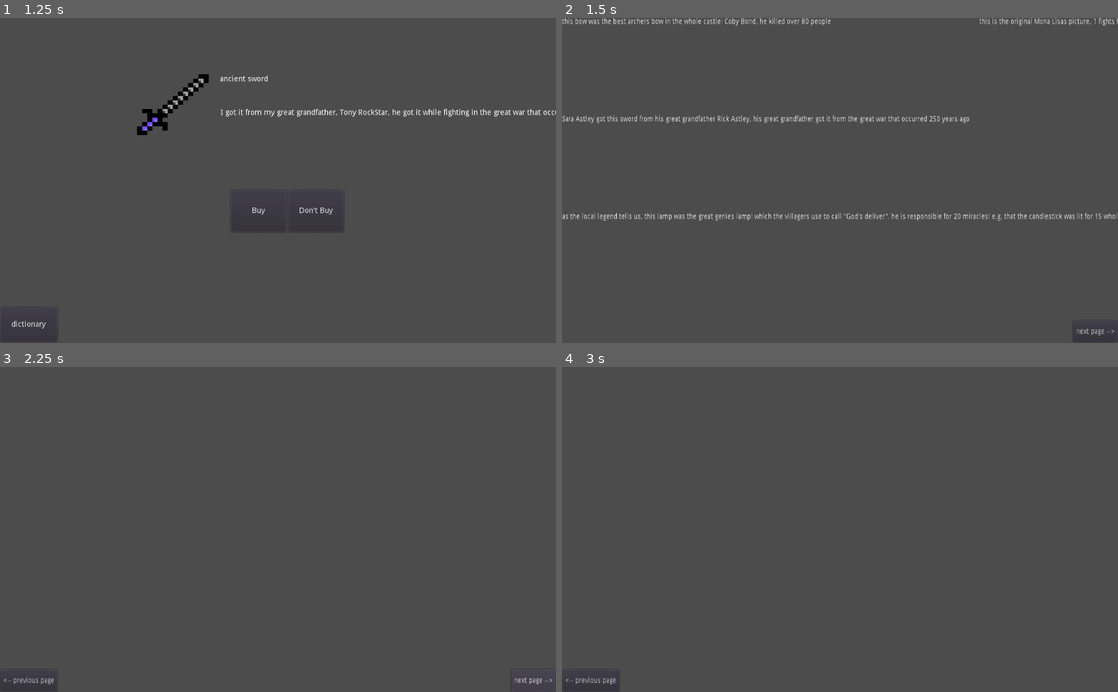
Above: before the commit, frames 1-4 (two rows, left to right).
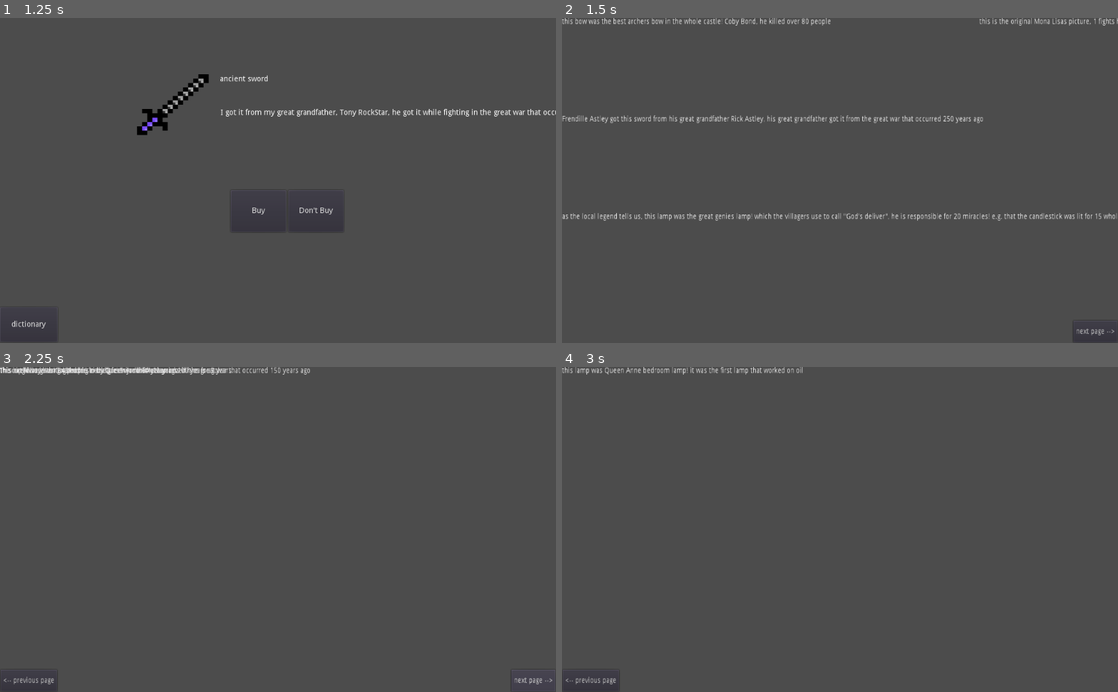
Above: after the commit, the same moments.

Repository: Birdoflames/BrackeysGameJam
Game: Godot game, scene res://Start_Scene.tscn
Two runs of this game, one before a commit and one after it. Both use one fixed random seed, a clock stepped at 60 frames per second and the inputs below.
Inputs:
- Up to frame 1 (1.25 s): click "Play" at 0.5 s
- Up to frame 2 (1.5 s): click "dictionary" at 1.25 s
- Up to frame 3 (2.25 s): click "next page -->" at 2 s
- Up to frame 4 (3 s): click "next page -->" at 2.75 s

Frame 1 is identical in both runs. In frame 2, 0.7% of the frame differs, in the area x 0-76%, y 29-33%; in frame 3, 0.8%, in the area x 0-56%, y 0-3%; in frame 4, 0.4%.
Error in both runs: Invalid call. Nonexistent function 'dictionary_story' in base 'Sprite'. (res://Dictonary.gd:22)

Commit message:
sprites almost completee

Diff:
--- a/Bow.gd
+++ b/Bow.gd
@@ -12,16 +12,16 @@
 
 func story():
 	if chosen_name == 0:
-		 archers_name = "Sam Li"
+		 archers_name = "Dhedrig Li"
 
 	elif chosen_name == 1:
-		 archers_name = "Sara Astley"
+		 archers_name = "Frendille Astley"
 
 	elif chosen_name == 2:
-		 archers_name = "John RockStar"
+		 archers_name = "Tilpoth RockStar"
 
 	elif chosen_name == 3:
-		 archers_name = "Morty Young"
+		 archers_name = "Cudro Young"
 
 	elif chosen_name == 4:
 		 archers_name = "Coby Bond"
--- a/Dictonary.tscn
+++ b/Dictonary.tscn
@@ -24,6 +24,7 @@
 [ext_resource path="res://vase.gd" type="Script" id=22]
 [ext_resource path="res://lamp.gd" type="Script" id=23]
 [ext_resource path="res://candlestick.gd" type="Script" id=24]
+[ext_resource path="res://diamond ring.gd" type="Script" id=25]
 
 [node name="Artifacts_book" type="Node2D"]
 scale = Vector2( 0.848288, 1 )
@@ -62,6 +63,7 @@
 position = Vector2( 375.212, 160 )
 scale = Vector2( 1.38968, 1 )
 texture = ExtResource( 14 )
+script = ExtResource( 25 )
 
 [node name="diamond necklace" type="Sprite" parent="."]
 visible = false
@@ -200,6 +202,10 @@
 "_edit_use_anchors_": false
 }
 
+[node name="diamond ring label" type="Label" parent="page 2"]
+margin_right = 40.0
+margin_bottom = 14.0
+
 [node name="page 3" type="Node2D" parent="."]
 visible = false
 
--- a/ancient sword.gd
+++ b/ancient sword.gd
@@ -41,16 +41,16 @@
 
 func dictionary_story():
 	if chosen_name == 0:
-		 sellers_name = "Sam Li"
+		 sellers_name = "Dhedrig Li"
 
 	elif chosen_name == 1:
-		 sellers_name = "Sara Astley"
+		 sellers_name = "Frendille Astley"
 
 	elif chosen_name == 2:
-		 sellers_name = "John RockStar"
+		 sellers_name = "Tilpoth RockStar"
 
 	elif chosen_name == 3:
-		 sellers_name = "Morty Young"
+		 sellers_name = "Cudro Young"
 
 	elif chosen_name == 4:
 		 sellers_name = "Coby Bond"
--- a/diamond necklace.gd
+++ b/diamond necklace.gd
@@ -20,21 +20,21 @@
 	if chosen_name == 0:
 		royalty_name = "King Pierce"
 		queen_or_king = "him"
-		seller_name = "Sam Li"
+		seller_name = "Dhedrig Li"
 
 	elif chosen_name == 1:
 		royalty_name = "King Andres"
 		queen_or_king = "him"
-		seller_name = "Sara Astley"
+		seller_name = "Frendille Astley"
 
 	elif chosen_name == 2:
 		royalty_name = "Queen Juno"
 		queen_or_king = "her"
-		seller_name = "John RockStar"
+		seller_name = "Tilpoth RockStar"
 	else:
 		royalty_name = "Queen Anne"
 		queen_or_king = "her"
-		seller_name = "Morty Young"
+		seller_name = "Cudro Young"
 
 
 	var story = "this necklace was "+royalty_name+" necklace! I served "+queen_or_king+" for "+str(years)+" years."
@@ -42,6 +42,6 @@
 	return story
 
 func dictionary_story():
-	var dictionary_story = "this necklace was "+royalty_name+" necklace! "+seller_name+ "served "+queen_or_king+" for "+years+" years."
+	var dictionary_story = "this necklace was "+royalty_name+" necklace! "+seller_name+ "served "+queen_or_king+" for "+str(years)+" years."
 
 	get_parent().get_node("page 2/diamond necklace label").text = dictionary_story
--- /dev/null
+++ b/diamond ring.gd
@@ -0,0 +1,61 @@
+extends Sprite
+
+var random = RandomNumberGenerator.new()
+
+var chosen_name = rnd(0,3)
+var chosen_seller = rnd(0,5)
+var sellers_name = ""
+
+var years = rnd(35,75)
+var royalty_name = ""
+
+
+func rnd(start, end):
+	random.randomize()
+	return random.randi_range(start, end)
+
+
+func _ready():
+	story()
+
+func story():
+
+	if chosen_name == 0:
+		 royalty_name = "King Pierce "
+
+	elif chosen_name == 1:
+		 royalty_name = "King Andres "
+
+	elif chosen_name == 2:
+		 royalty_name = "Queen Juno "
+
+	else:
+		 royalty_name = "Queen Anne "
+
+
+	if chosen_seller == 0:
+		 sellers_name = "Dhedrig Li"
+
+	elif chosen_seller == 1:
+		 sellers_name = "Frendille Astley"
+
+	elif chosen_seller == 2:
+		 sellers_name = "Tilpoth RockStar"
+
+	elif chosen_seller == 3:
+		 sellers_name = "Cudro Young"
+
+	elif chosen_seller == 4:
+		 sellers_name = "Coby Bond"
+
+	else:
+		 sellers_name = "David Smith"
+
+
+	var story = "This ring was given to me by "+ royalty_name +"before "+ str(years) + " years ago."
+
+	return story
+func dictionary_story():
+	var dictionary_story = 'This ring was given to '+sellers_name+' by '+ royalty_name + str(years) + ' years ago.'
+
+	get_parent().get_node("page 2/diamond ring label").text = dictionary_story
Not shown: 1 places in Dictonary.tscn that only renumber resources
